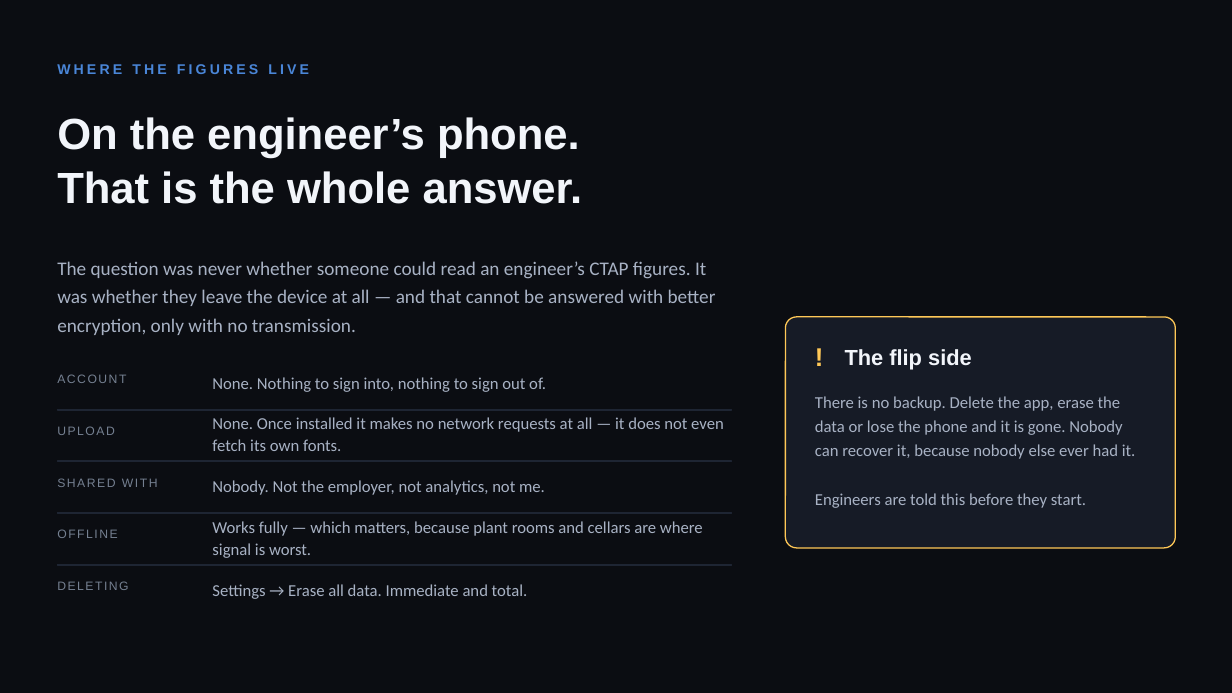
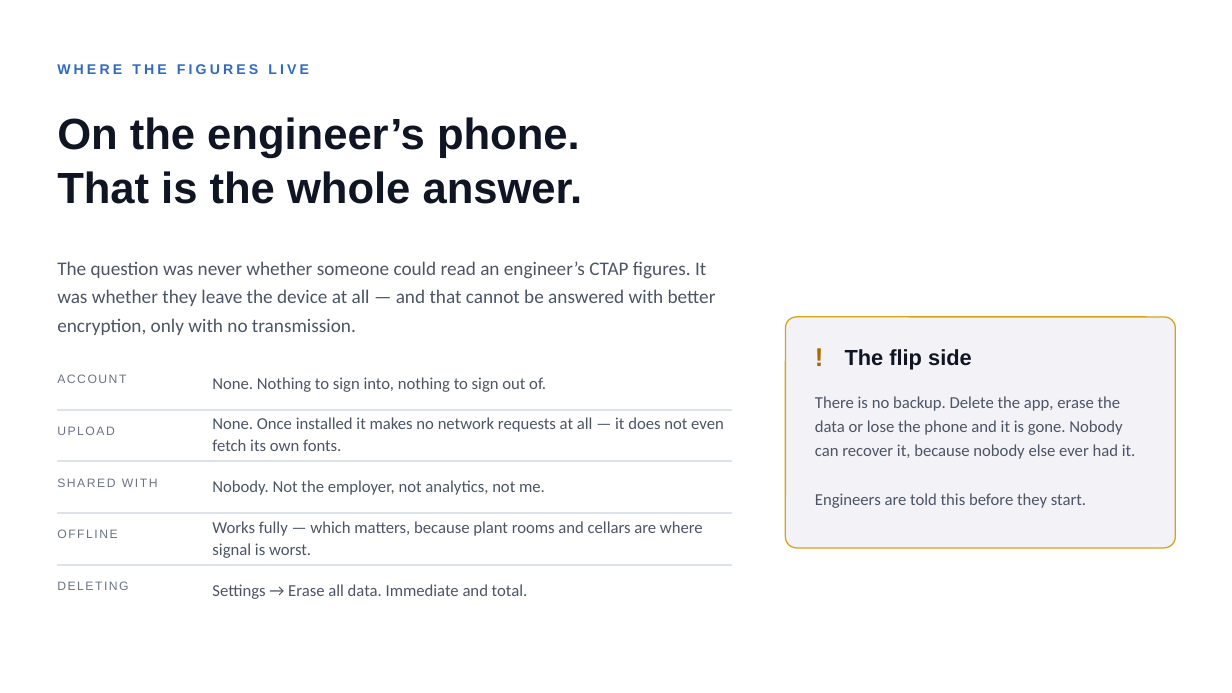
Before and after one commit to belacorg/CTAPTracker, a slide deck: slide 9 of docs/presentation/CTAP-Tracker.pptx. Drawn at 1232x693 pixels with LibreOffice and Linux fonts; fonts in the diff are those of the drawing. Boxes give left, top, right and bottom in pixels: in the first picture for what was removed or moved away, otherwise in the second. Text is boxed around its words. In the diff, an @@ line names an element or a change of style, - is before the commit and + after.

```diff
--- a/docs/presentation/CTAP-Tracker.pptx
+++ b/docs/presentation/CTAP-Tracker.pptx
@@ background #0B0D12 to #FFFFFF @@
@@ text "WHERE THE FIGURES LIVE" at box(57, 64, 309, 74): text colour #4A86D8 to #2F6BC4 @@
@@ text "On the engineer’s phone." at box(57, 117, 583, 204): text colour #F2F5FA to #0F1522 @@
@@ rounded rectangle at box(786, 317, 1176, 548): fill #161B26 to #F2F2F7; outline #FFC857 1 pt to #D9A21B 1 pt @@
@@ text "!" at box(815, 341, 843, 372): text colour #FFC857 to #A86B00 @@
@@ text "The flip side" at box(845, 349, 972, 370): text colour #F2F5FA to #0F1522 @@
@@ text colour #A8B2C4 to #4B5565 in 7 elements at box(57, 261, 716, 335), box(212, 377, 546, 392), box(212, 417, 724, 451), box(212, 480, 545, 495), box(212, 521, 703, 558), box(212, 584, 528, 599), box(815, 396, 1136, 508) @@
@@ fill #1E2533 to #DDE3EC; outline #1E2533 1 pt to #DDE3EC 1 pt in 4 elements at box(57, 409, 732, 410), box(57, 461, 732, 462), box(57, 513, 732, 514), box(57, 565, 732, 566) @@
@@ text colour #758091 to #6B7485 in 5 elements at box(57, 374, 126, 383), box(57, 426, 115, 435), box(57, 478, 158, 487), box(57, 529, 117, 538), box(57, 581, 128, 590) @@
```
Also in this commit, not shown: 10 other slides changed.
